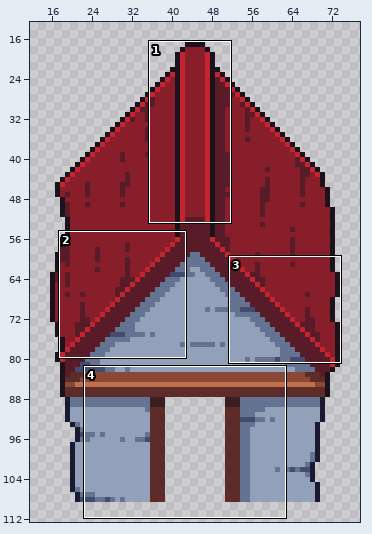
Pixel-art file: assets/objects/buildings/assets/house_1.ase. Above: a wide view before the commit, with the close-up outlined.
Close-up. As it was:
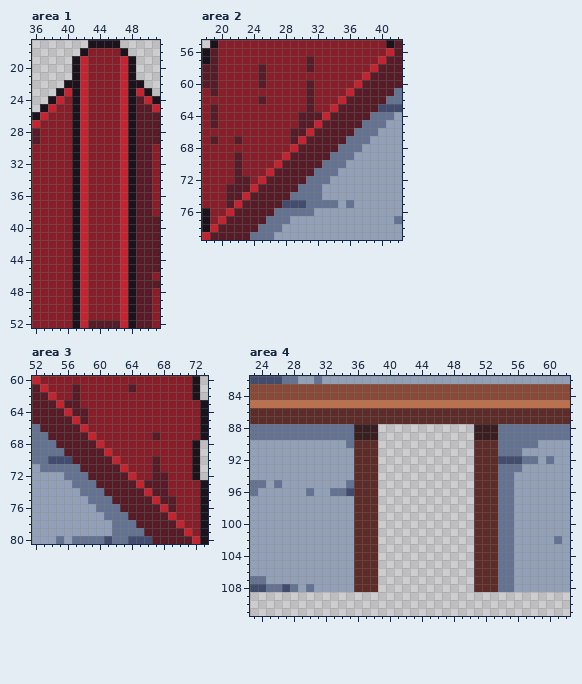
90x125 pixels, 1 frame. Shown: area 1: x 36..51, y 17..52; area 2: x 18..42, y 55..79; area 3: x 52..73, y 60..80; area 4: x 23..62, y 82..111. The wide view leaves out empty margins.
Once edited:
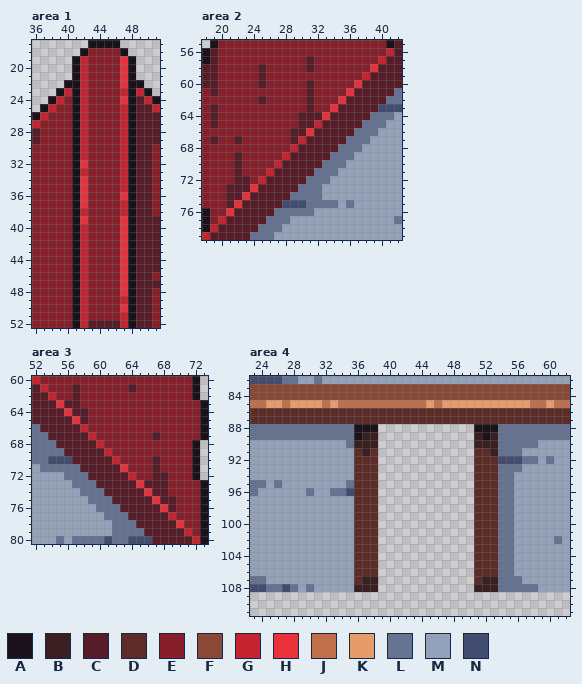
Palette (. is transparent): A #1c121c  B #391f21  C #571c27  D #5d2c28  E #891e2b  F #8a4836  G #c42430  H #ea323c  J #bf6f4a  K #e69c69  L #657392  M #92a1b9  N #424c6e
The exact change:
Area 1, layer "Layer 1":
y 19..22: x 47 G -> H
y 24: x 47 G -> H
y 32: x 42 G -> H
y 34..35: x 42 G -> H
y 36: x 42 G -> H; x 47 G -> H
y 37: x 42 G -> H
y 39: x 42 G -> H; x 47 G -> H
y 40..48: x 47 G -> H
y 50: x 47 G -> H
Area 2, layer "Layer 1":
y 58: x 39 G -> H
y 60: x 37 G -> H
y 61: x 36 G -> H
y 62: x 35 G -> H
y 63: x 34 G -> H
y 64: x 33 G -> H
y 66: x 31 G -> H
y 73: x 24 G -> H
y 74: x 23 G -> H
y 75: x 22 G -> H
y 76: x 21 G -> H
Area 3, layer "Layer 1":
y 63: x 55 G -> H
y 64: x 56 G -> H
y 65: x 57 G -> H
y 71: x 63 G -> H
y 73: x 65 G -> H
y 74: x 66 G -> H
y 75: x 67 G -> H
y 76: x 68 G -> H
y 78: x 70 G -> H
Area 4, layer "Layer 1":
y 85: x 25..26 JJ -> KK; x 28..31 JJJJ -> KKKK; x 33 J -> K; x 45 J -> K; x 47..57 JJJJJJJJJJJ -> KKKKKKKKKKK; x 60 J -> K
y 88: x 36..38 BBB -> AAA; x 51..53 BBB -> AAA
y 89: x 36 B -> A; x 52 B -> A
y 90: x 36..38 DDD -> BBB; x 51..53 DDD -> BBB
y 91: x 37 D -> B; x 53 D -> B
y 107: x 37..38 DD -> BB; x 52..53 DD -> BB; x 56 M -> L
y 108: x 36..38 DDD -> BBB; x 51..53 DDD -> BBB; x 56..58 MMM -> LLL
